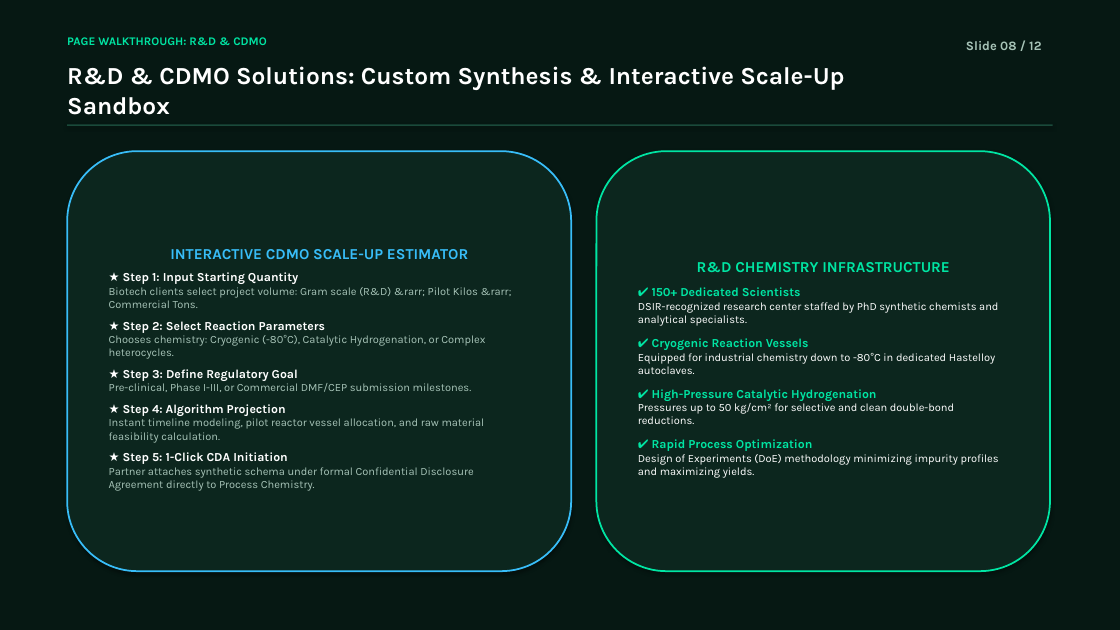
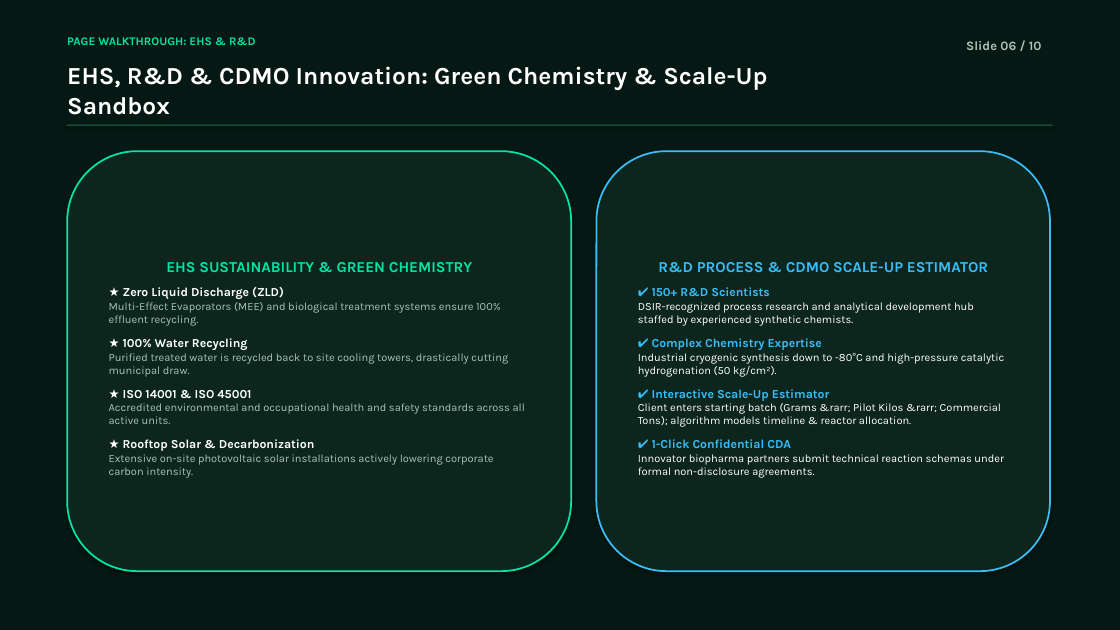
Before and after one commit to saikrishna-bethamcharla/vasudhapharma-green, a slide deck: slide 6 of Vasudha_Pharma_Client_Presentation.pptx (slide 8 before the commit). Drawn at 1120x630 pixels with LibreOffice and Linux fonts; fonts in the diff are those of the drawing. Boxes give left, top, right and bottom in pixels: in the first picture for what was removed or moved away, otherwise in the second. Text is boxed around its words. In the diff, an @@ line names an element or a change of style, - is before the commit and + after.

```diff
--- a/Vasudha_Pharma_Client_Presentation.pptx
+++ b/Vasudha_Pharma_Client_Presentation.pptx
@@ text at (x1=67, y1=37, x2=256, y2=45): text changed @@
-PAGE WALKTHROUGH: R&D & CDMO
+PAGE WALKTHROUGH: EHS & R&D
@@ text at (x1=966, y1=41, x2=1042, y2=50): text changed @@
-Slide 08 / 12
+Slide 06 / 10
@@ text at (x1=67, y1=66, x2=767, y2=115): text changed @@
-R&D & CDMO Solutions: Custom Synthesis & Interactive Scale-Up Sandbox
+EHS, R&D & CDMO Innovation: Green Chemistry & Scale-Up Sandbox
@@ rounded rectangle "EHS SUSTAINABILITY & GREEN CHEMISTRY" at (x1=67, y1=151, x2=571, y2=571): outline #38BDF8 1.5 pt to #00E5A3 1.5 pt @@
@@ rounded rectangle "R&D PROCESS & CDMO SCALE-UP ..." at (x1=597, y1=151, x2=1050, y2=571): outline #00E5A3 1.5 pt to #38BDF8 1.5 pt @@
@@ text in rounded rectangle at (x1=109, y1=262, x2=525, y2=478): text changed @@
-INTERACTIVE CDMO SCALE-UP ESTIMATOR
-★ Step 1: Input Starting Quantity
-Biotech clients select project volume: Gram scale (R&D) &rarr; Pilot Kilos &rarr; Commercial Tons.
-★ Step 2: Select Reaction Parameters
-Chooses chemistry: Cryogenic (-80°C), Catalytic Hydrogenation, or Complex heterocycles.
-★ Step 3: Define Regulatory Goal
-Pre-clinical, Phase I-III, or Commercial DMF/CEP submission milestones.
-★ Step 4: Algorithm Projection
-Instant timeline modeling, pilot reactor vessel allocation, and raw material feasibility calculation.
-★ Step 5: 1-Click CDA Initiation
-Partner attaches synthetic schema under formal Confidential Disclosure Agreement directly to Process Chemistry.
+EHS SUSTAINABILITY & GREEN CHEMISTRY
+★ Zero Liquid Discharge (ZLD)
+Multi-Effect Evaporators (MEE) and biological treatment systems ensure 100% effluent recycling.
+★ 100% Water Recycling
+Purified treated water is recycled back to site cooling towers, drastically cutting municipal draw.
+★ ISO 14001 & ISO 45001
+Accredited environmental and occupational health and safety standards across all active units.
+★ Rooftop Solar & Decarbonization
+Extensive on-site photovoltaic solar installations actively lowering corporate carbon intensity.
@@ text in rounded rectangle at (x1=638, y1=262, x2=1004, y2=478): text changed @@
-R&D CHEMISTRY INFRASTRUCTURE
-✔ 150+ Dedicated Scientists
-DSIR-recognized research center staffed by PhD synthetic chemists and analytical specialists.
-✔ Cryogenic Reaction Vessels
-Equipped for industrial chemistry down to -80°C in dedicated Hastelloy autoclaves.
-✔ High-Pressure Catalytic Hydrogenation
-Pressures up to 50 kg/cm² for selective and clean double-bond reductions.
-✔ Rapid Process Optimization
-Design of Experiments (DoE) methodology minimizing impurity profiles and maximizing yields.
+R&D PROCESS & CDMO SCALE-UP ESTIMATOR
+✔ 150+ R&D Scientists
+DSIR-recognized process research and analytical development hub staffed by experienced synthetic chemists.
+✔ Complex Chemistry Expertise
+Industrial cryogenic synthesis down to -80°C and high-pressure catalytic hydrogenation (50 kg/cm²).
+✔ Interactive Scale-Up Estimator
+Client enters starting batch (Grams &rarr; Pilot Kilos &rarr; Commercial Tons); algorithm models timeline & reactor allocation.
+✔ 1-Click Confidential CDA
+Innovator biopharma partners submit technical reaction schemas under formal non-disclosure agreements.
```
Also in this commit, not shown: 9 other slides changed, 2 slides removed, 3 other files.
